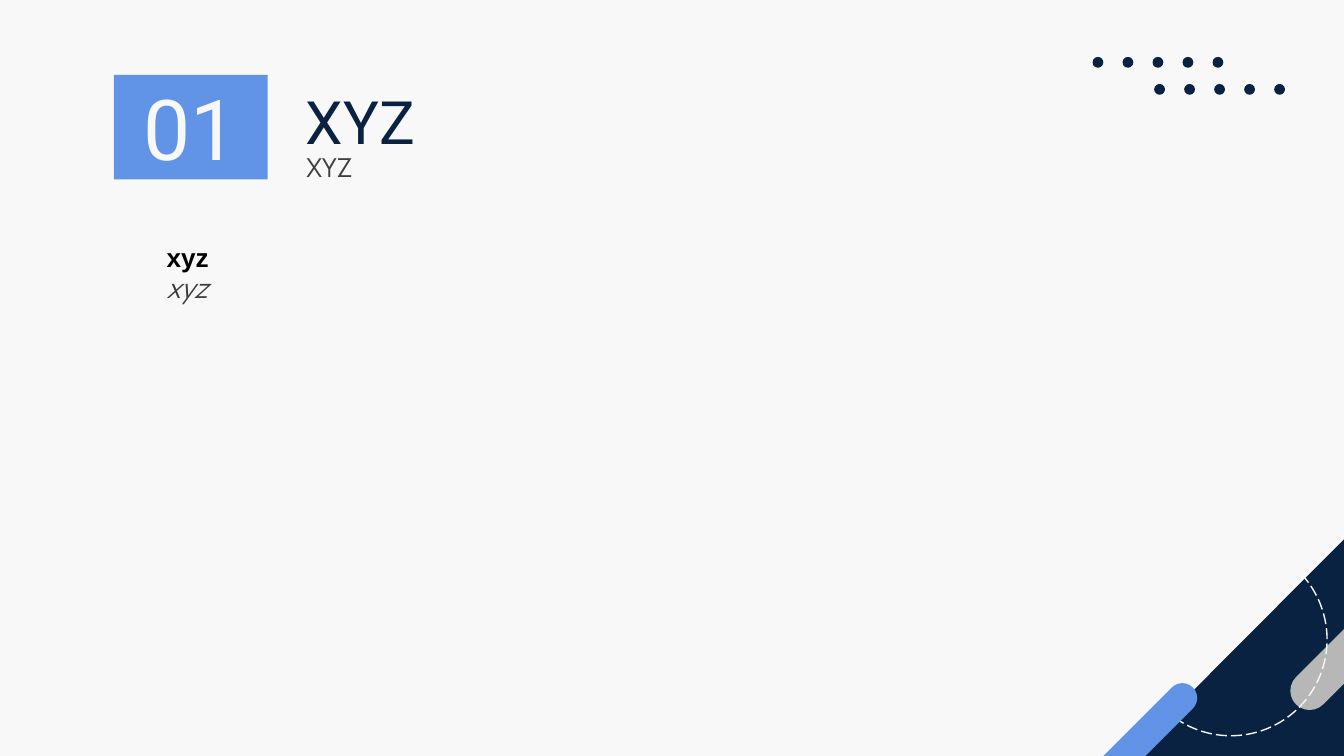
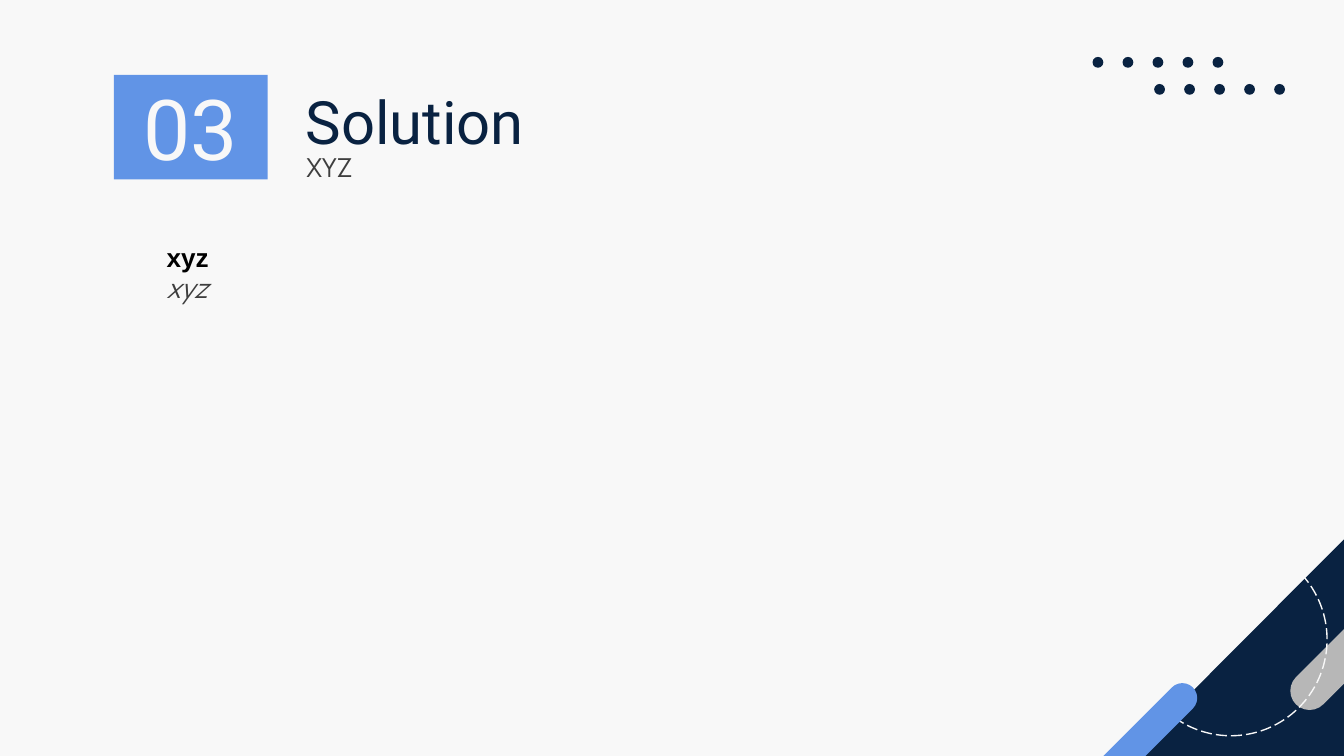
Before and after one commit to Hoferlukaslh/ScholarLog, a slide deck: slide 7 of Documentation/LHO - M5 - Présentation.pptx (slide 3 before the commit). Drawn at 1344x756 pixels with LibreOffice and Linux fonts; fonts in the diff are those of the drawing. Boxes give left, top, right and bottom in pixels: in the first picture for what was removed or moved away, otherwise in the second. Text is boxed around its words. In the diff, an @@ line names an element or a change of style, - is before the commit and + after.

```diff
--- a/Documentation/LHO - M5 - Présentation.pptx
+++ b/Documentation/LHO - M5 - Présentation.pptx
@@ text in rectangle at box(144, 99, 238, 181): text changed @@
-01
+03
@@ title at box(306, 99, 524, 159): text changed @@
-XYZ
+Solution
```
Also in this commit, not shown: 4 other slides changed, 6 slides added, 1 slide removed, 2 other files.
